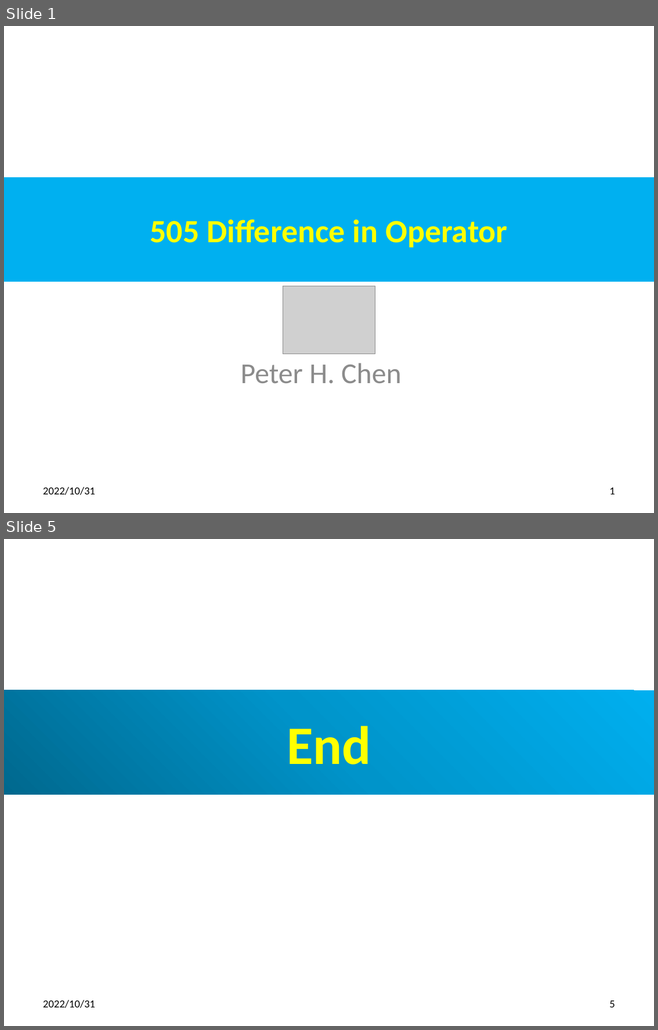
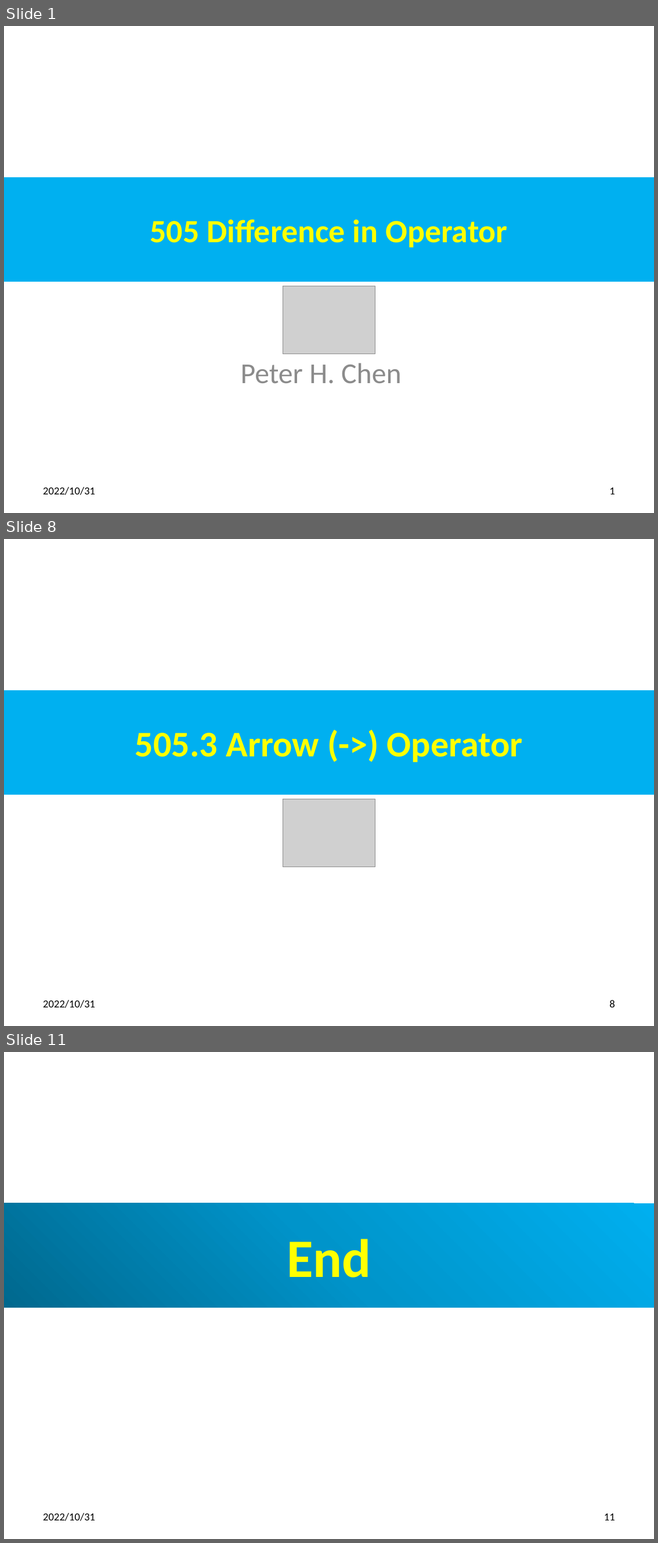
Before and after one commit to peterhchen/012_Qt, a slide deck: 505_Operator_Difference.pptx. Shown one above the other, each under a label of ours: slides 1 and 5 before the commit, slides 1, 8 and 11 after it; the slides between them are not shown. The pictures are 658x1030 and 658x1543 pixels, drawn with LibreOffice and Linux fonts; fonts in the diff are those of the drawing; grey boxes stand for pictures. Boxes give left, top, right and bottom in pixels: in the first picture for what was removed or moved away, otherwise in the second. Text is boxed around its words. In the diff, an @@ line names an element or a change of style, - is before the commit and + after.

```diff
--- a/505_Operator_Difference.pptx
+++ b/505_Operator_Difference.pptx
@@ slide 8 added at bbox=[4, 539, 654, 1026], background #FFFFFF @@
@@ title added at bbox=[4, 690, 654, 795], fill #00B0F0, 40 pt, text #FFFF00, bold @@
+505.3 Arrow (->) Operator
@@ picture added at bbox=[282, 799, 375, 867] @@
@@ text added at bbox=[43, 1000, 95, 1008], 12 pt, text #000000 @@
+2022/10/31
@@ page number added at bbox=[609, 1000, 614, 1008], 12 pt, text #000000 @@
+8
@@ what was slide 5 is now slide 11 @@
@@ page number at bbox=[604, 1514, 615, 1521]: text changed @@
-5
+11
```
Also in this commit, not shown: 3 slides changed, 5 other slides added, 1 other file.
